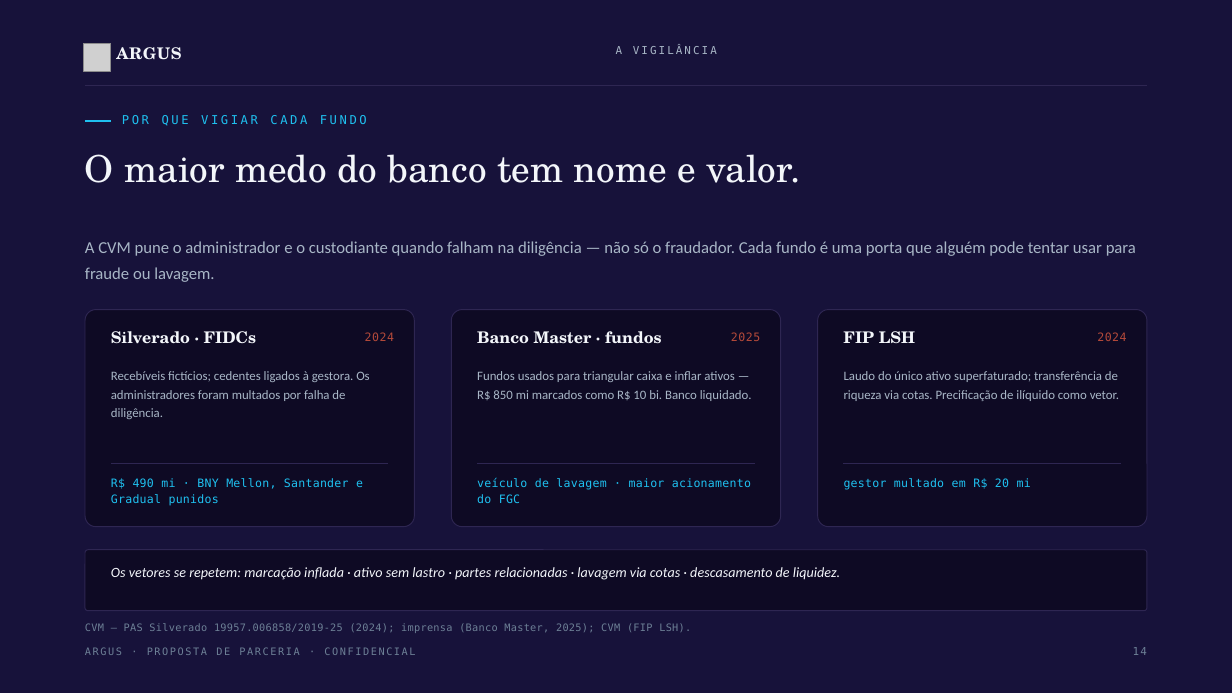
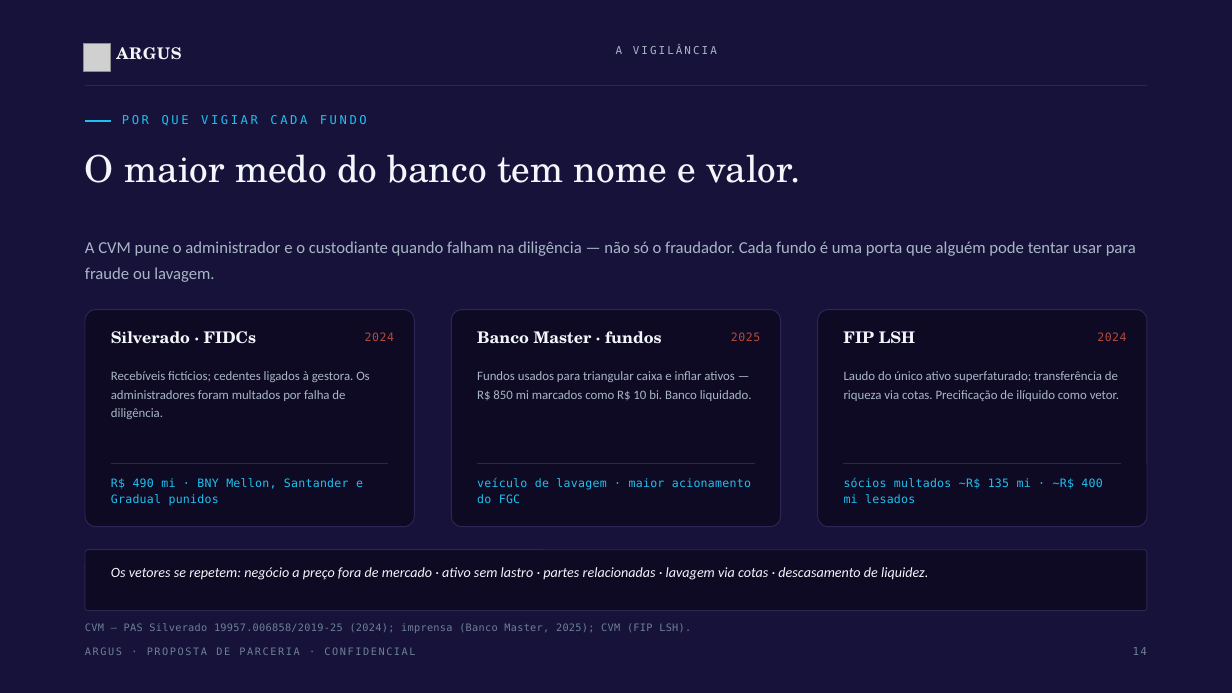
Before and after one commit to viniciuscbf/dtvm, a slide deck: slide 15 of apresentacao/Argus_Apresentacao.pptx. Drawn at 1232x693 pixels with LibreOffice and Linux fonts; fonts in the diff are those of the drawing; grey boxes stand for pictures. Boxes give left, top, right and bottom in pixels: in the first picture for what was removed or moved away, otherwise in the second. Text is boxed around its words. In the diff, an @@ line names an element or a change of style, - is before the commit and + after.

```diff
--- a/apresentacao/Argus_Apresentacao.pptx
+++ b/apresentacao/Argus_Apresentacao.pptx
@@ text at (844,478,1102,503): text changed @@
-gestor multado em R$ 20 mi
+sócios multados ~R$ 135 mi · ~R$ 400 mi lesados
@@ text at (111,567,928,580): text changed @@
-Os vetores se repetem: marcação inflada · ativo sem lastro · partes relacionadas · lavagem via cotas · descasamento de liquidez.
+Os vetores se repetem: negócio a preço fora de mercado · ativo sem lastro · partes relacionadas · lavagem via cotas · descasamento de liquidez.
```
Also in this commit, not shown: 7 other slides changed, 53 other files.
